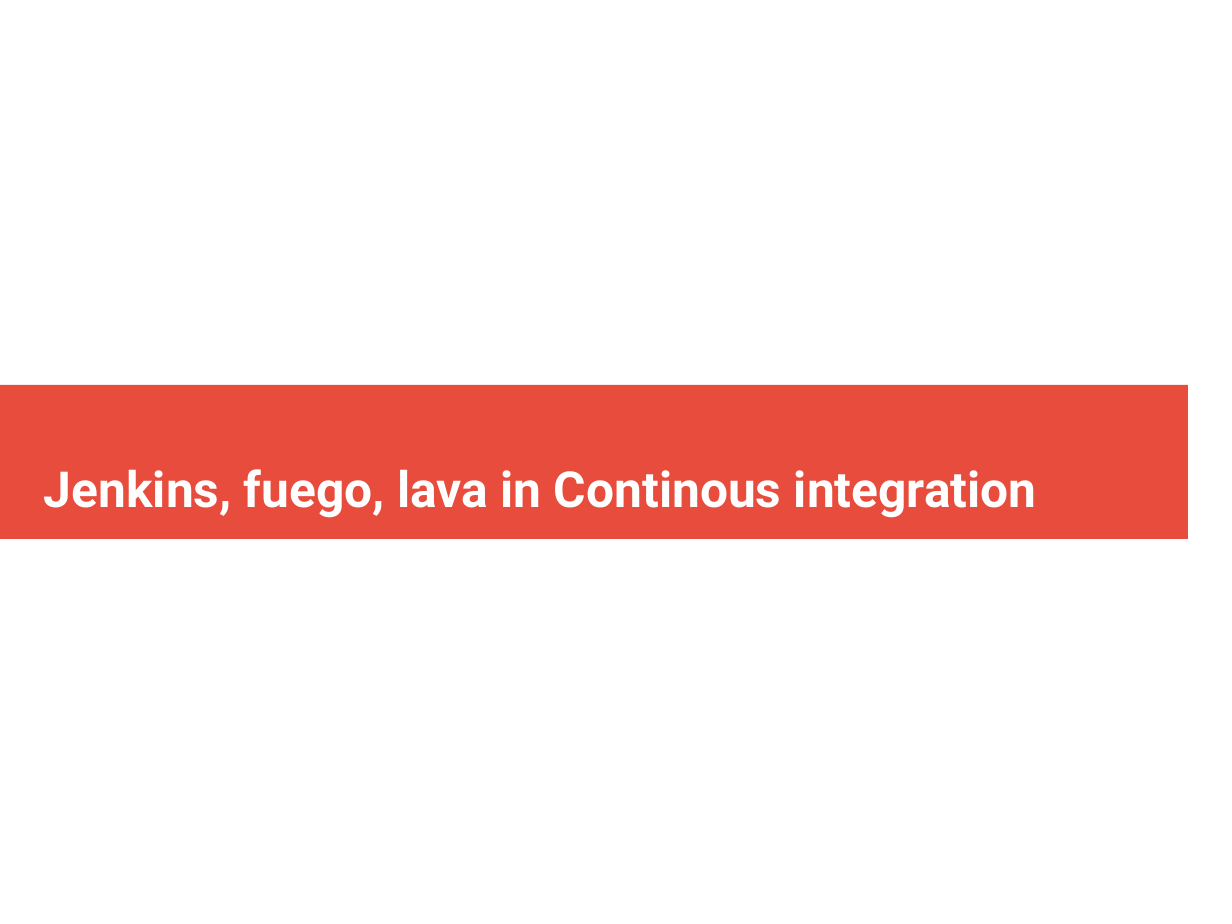
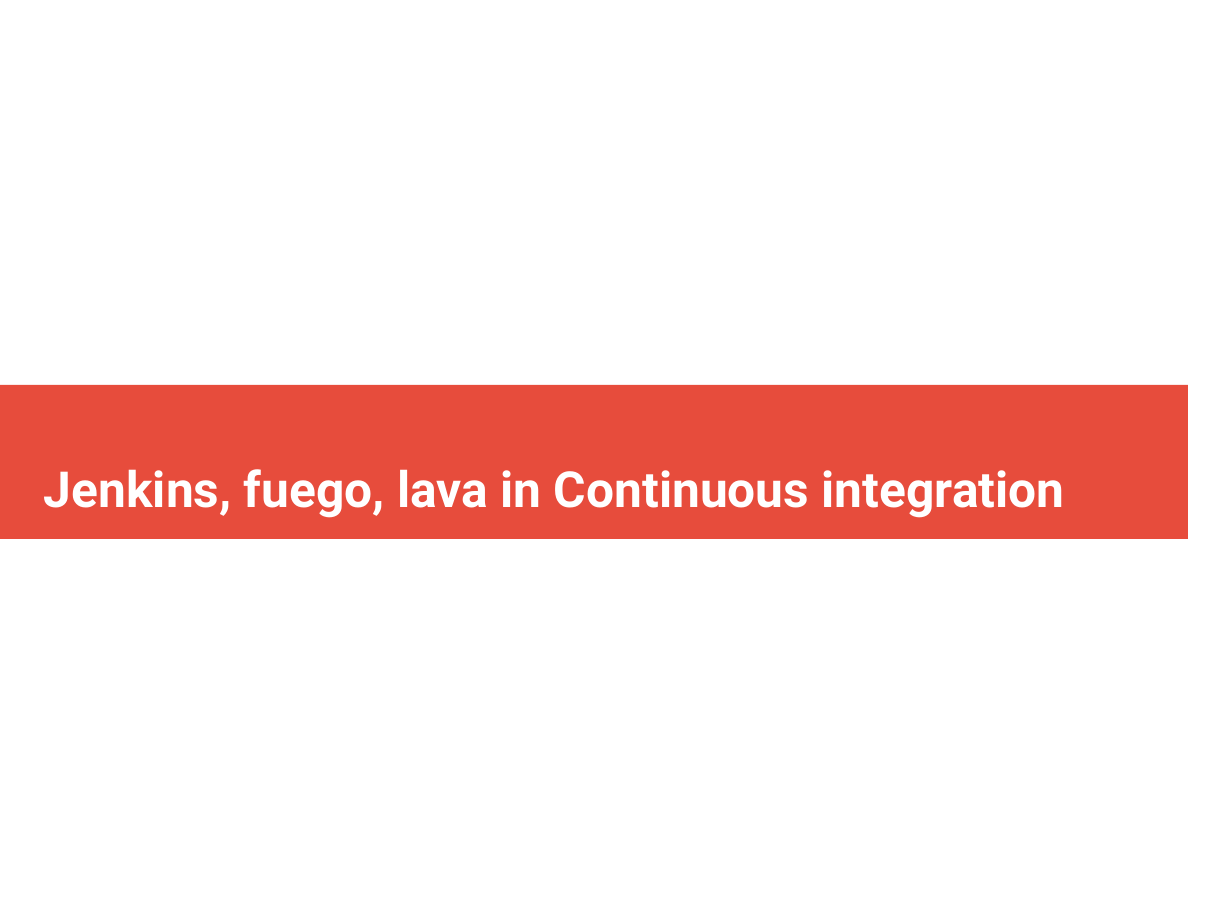
Before and after one commit to DDTLK/review, a slide deck: slide 1 of CI-presentation.odp. Drawn at 1232x924 pixels with LibreOffice and Linux fonts; fonts in the diff are those of the drawing. Boxes give left, top, right and bottom in pixels: in the first picture for what was removed or moved away, otherwise in the second. Text is boxed around its words. In the diff, an @@ line names an element or a change of style, - is before the commit and + after.

```diff
--- a/CI-presentation.odp
+++ b/CI-presentation.odp
@@ title at (x1=44, y1=469, x2=1065, y2=518): text changed @@
-Jenkins, fuego, lava in Continous integration
+Jenkins, fuego, lava in Continuous integration
```
Also in this commit, not shown: 6 other slides changed, 1 slide added, 2 slides removed, 1 other file.
